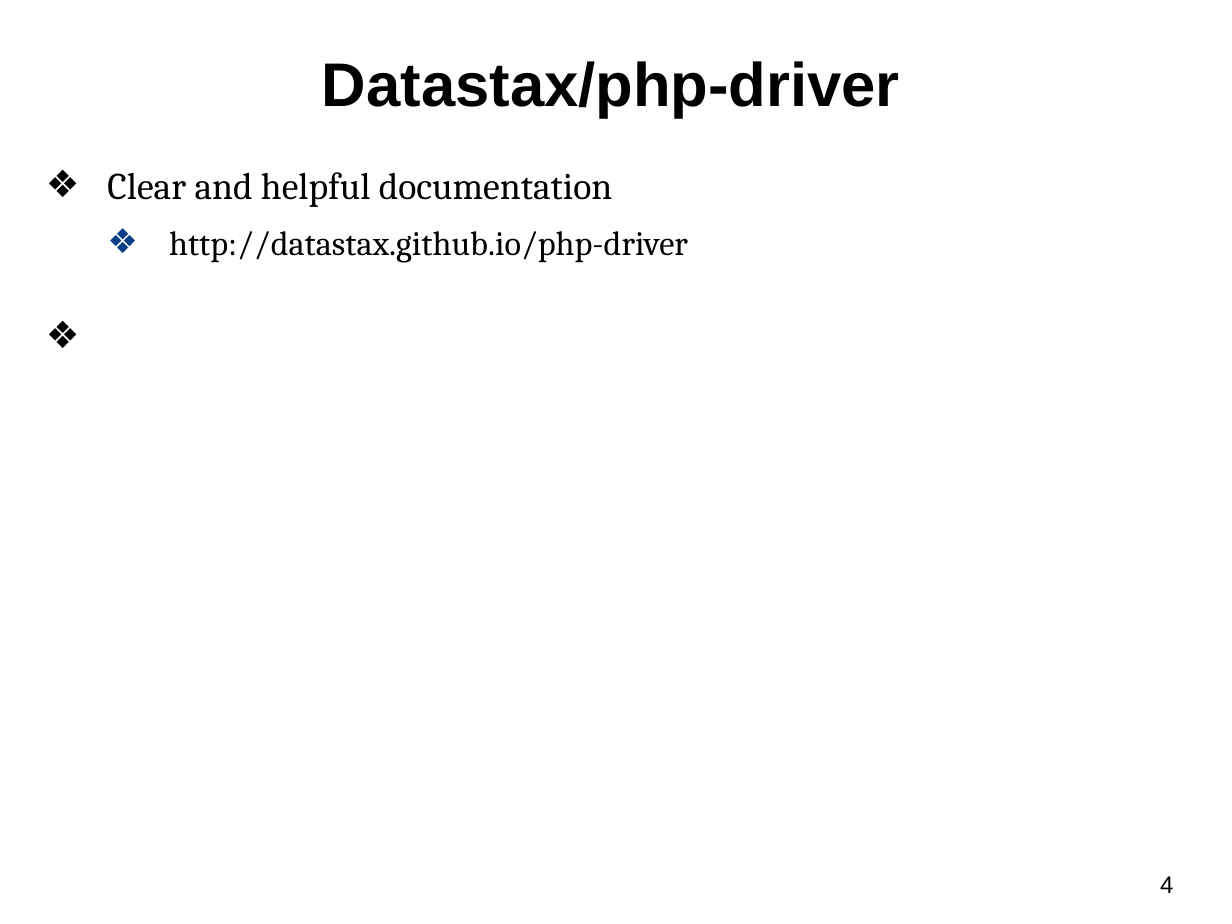
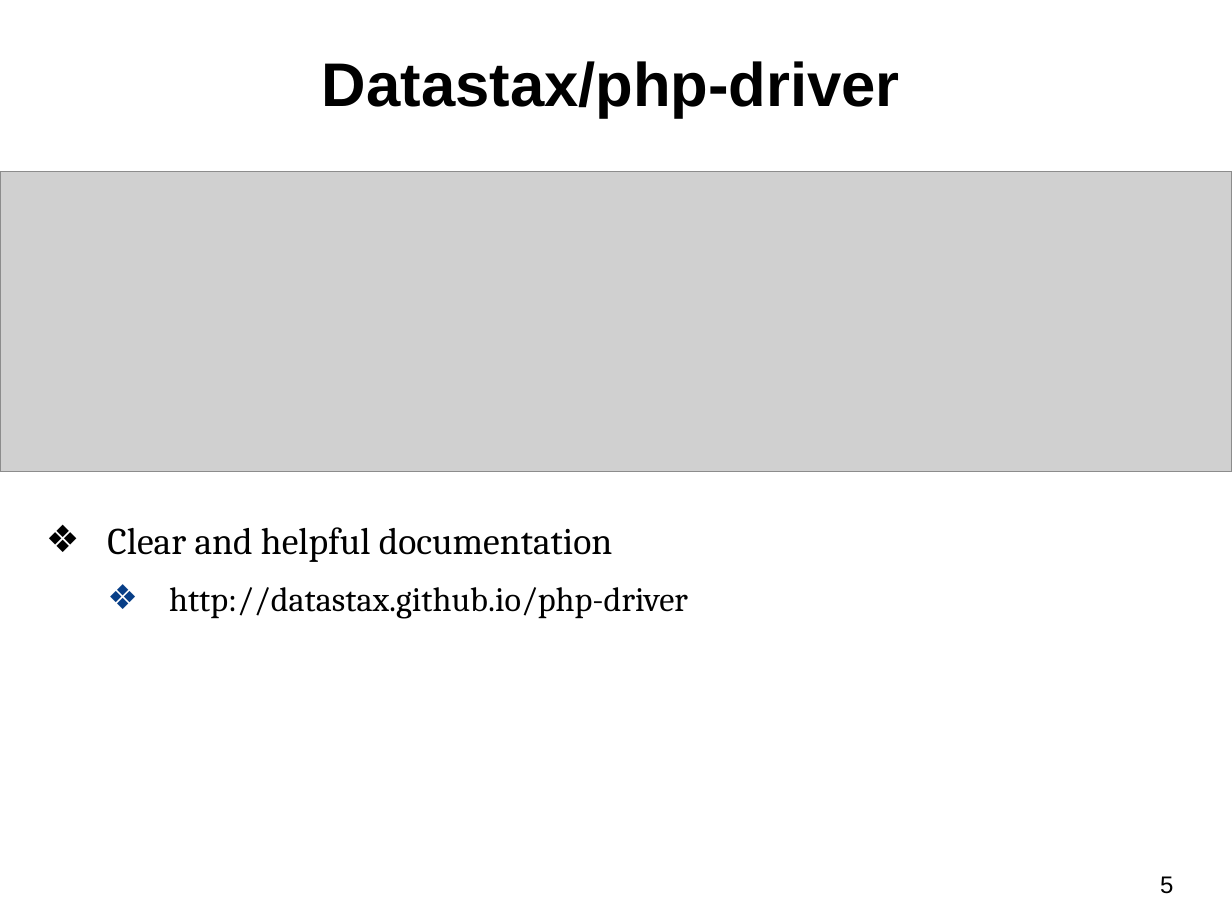
Before and after one commit to sonvq-qsoftvn/hocvalam-project, a slide deck: slide 5 of PHP Server side report week 1.ppt (slide 4 before the commit). Drawn at 1232x924 pixels with LibreOffice and Linux fonts; fonts in the diff are those of the drawing; grey boxes stand for pictures; background and template pictures are left out. Boxes give left, top, right and bottom in pixels: in the first picture for what was removed or moved away, otherwise in the second. Text is boxed around its words. In the diff, an @@ line names an element or a change of style, - is before the commit and + after.

```diff
--- a/PHP Server side report week 1.ppt
+++ b/PHP Server side report week 1.ppt
@@ picture added at <box>0,171,1232,472</box> @@
@@ text "Clear and helpful documentation": place and size @@
-text "Clear and helpful documentation" at <box>107,172,688,263</box>
+text "Clear and helpful documentation" at <box>107,527,688,619</box>
@@ page number at <box>1160,876,1173,894</box>: text changed @@
-4
+5
```
Also in this commit, not shown: 1 slide added.
